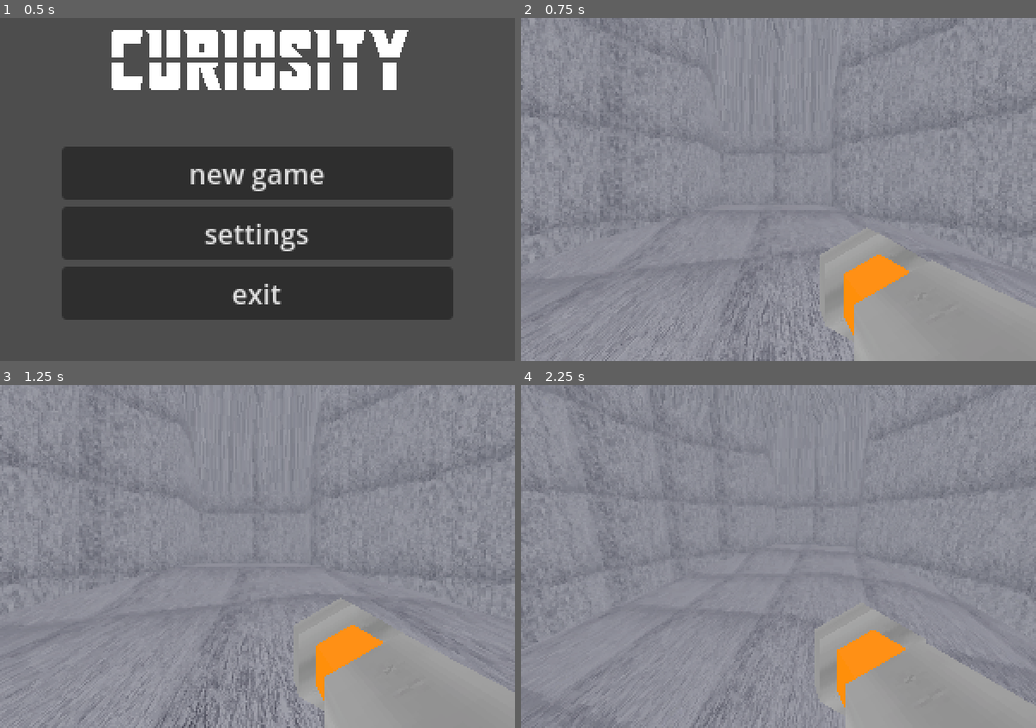
Above: before the commit, frames 1-4 (two rows, left to right).
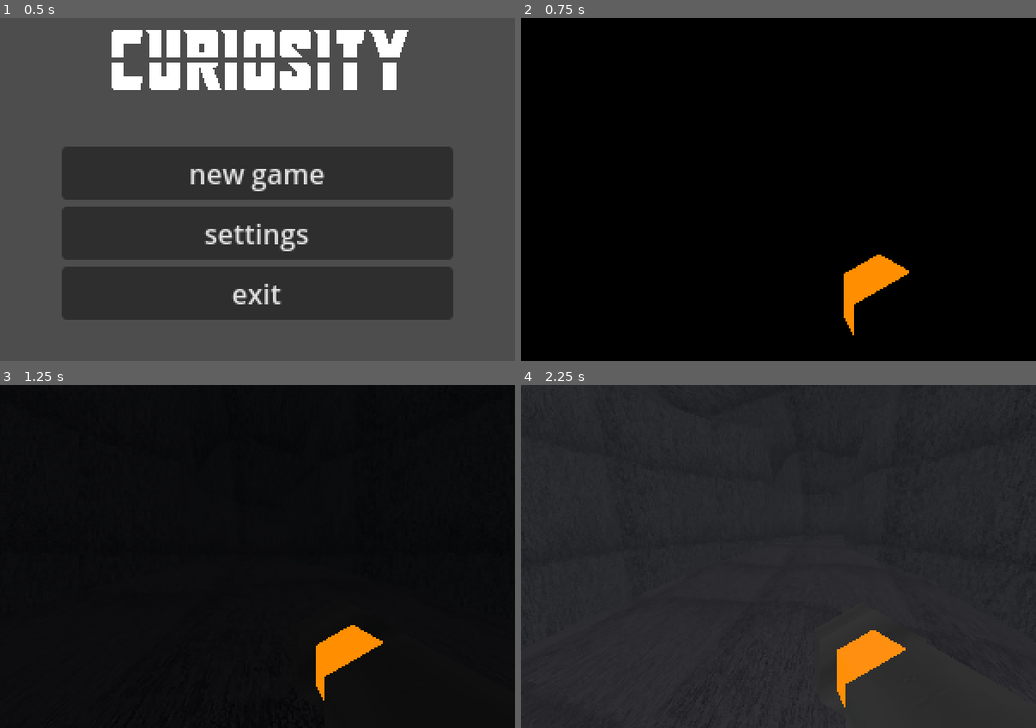
Above: after the commit, the same moments.

Repository: TheoLomeuBraga/interstellar-game-jam-8
Game: Godot game, scene res://main_scene.tscn
The game is run twice, just before and just after one commit, with the same random seed, the same clock (stepped at 60 frames per second) and the same inputs.
Inputs (mouse positions are in pixels of both pictures, inside the frame that each line leads up to):
- Up to frame 1 (0.5 s): no input
- Up to frame 2 (0.75 s): click "new game" at 0.5 s
- Up to frame 3 (1.25 s): no input
- Up to frame 4 (2.25 s): tap Enter at 1.25 s; move the mouse to (891, 539) at 1.27 s; hold D (walk_right) 1.28-2.03 s; tap W (walk_front) at 1.35, 2.1 s; click (891, 539) at 1.42 s; tap Space (jump) at 1.52 s; move the mouse to (752, 556) at 2.02 s; hold Up (ui_up) from 2.03 s (still down)

Frame 1 is identical in both runs. In frame 2, 99% of the frame differs, in the area x 0-100%, y 0-100%; in frame 3, 99%; in frame 4, 99%.

Commit message:
EnviormentChanger

Diff:
--- a/entityes/player/player.gd
+++ b/entityes/player/player.gd
@@ -1,4 +1,5 @@
 extends CharacterBody3D
+class_name Player
 
 enum PlayerMotionEstates {NONE,FLOOR,AIR}
 var estate : PlayerMotionEstates = PlayerMotionEstates.AIR
@@ -17,6 +18,11 @@
 		if MainScene.get_settings_data("mouse sensitivity"):
 			rotation.y -= MainScene.get_settings_data("mouse sensitivity") * (e.screen_relative.x / 100.0)
 			camera.rotation.x -= MainScene.get_settings_data("mouse sensitivity") * (e.screen_relative.y / 100.0)
+
+		if camera.rotation_degrees.x > 90:
+			camera.rotation_degrees.x = 90
+		if camera.rotation_degrees.x < -90:
+			camera.rotation_degrees.x = -90
 
 func _ready() -> void:
 	pass
--- /dev/null
+++ b/levels/current_world_environment.gd
@@ -0,0 +1,11 @@
+extends WorldEnvironment
+class_name CurrentWorldEnvironment
+
+static var current : WorldEnvironment
+
+@export var force_black_light_on_start : bool = true
+
+func _ready() -> void:
+	current = self
+	if force_black_light_on_start:
+		CurrentWorldEnvironment.current.environment.ambient_light_color = Color.BLACK
--- /dev/null
+++ b/levels/enviorment_changer.gd
@@ -0,0 +1,16 @@
+extends Area3D
+class_name EnviormentChanger
+
+@export var light_color : Color = Color.WHITE
+@export var light_color_change_speed : float = 1.0
+
+
+static var tween : Tween
+func change_area(body : Node) -> void:
+	if body is Player:
+		tween = get_tree().create_tween()
+		tween.tween_property(CurrentWorldEnvironment.current.environment, "ambient_light_color", light_color, light_color_change_speed)
+		#CurrentWorldEnvironment.current.environment.ambient_light_color
+
+func _ready() -> void:
+	body_entered.connect(change_area)
--- a/levels/level.tscn
+++ b/levels/level.tscn
@@ -1,7 +1,9 @@
-[gd_scene load_steps=8 format=3 uid="uid://ccj5342r5mk4o"]
+[gd_scene load_steps=12 format=3 uid="uid://ccj5342r5mk4o"]
 
 [ext_resource type="PackedScene" uid="uid://bk434lce254do" path="res://levels/level.glb" id="1_80vhd"]
+[ext_resource type="Script" uid="uid://doa0emgwgvpww" path="res://levels/current_world_environment.gd" id="2_cwqvt"]
 [ext_resource type="PackedScene" uid="uid://ce7b8hymyeq4a" path="res://entityes/player/player.tscn" id="2_hjsbj"]
+[ext_resource type="Script" uid="uid://fhcpwam6n5y0" path="res://levels/enviorment_changer.gd" id="4_5mrsh"]
 
 [sub_resource type="Gradient" id="Gradient_hjsbj"]
 interpolation_mode = 2
@@ -23,19 +25,47 @@
 radiance_size = 0
 
 [sub_resource type="Environment" id="Environment_5mrsh"]
+resource_local_to_scene = true
 background_mode = 2
 sky = SubResource("Sky_cwqvt")
 ambient_light_source = 2
 ambient_light_color = Color(1, 1, 1, 1)
 tonemap_mode = 2
 
+[sub_resource type="BoxShape3D" id="BoxShape3D_safpt"]
+size = Vector3(20, 21.887207, 14.235)
+
+[sub_resource type="BoxShape3D" id="BoxShape3D_5mrsh"]
+size = Vector3(20.643185, 14.24, 15.65)
+
 [node name="level" instance=ExtResource("1_80vhd")]
 
-[node name="WorldEnvironment" type="WorldEnvironment" parent="." index="0"]
-environment = SubResource("Environment_5mrsh")
-
-[node name="Player" parent="." index="2" instance=ExtResource("2_hjsbj")]
+[node name="Player" parent="." index="1" instance=ExtResource("2_hjsbj")]
 transform = Transform3D(-1, 0, -8.742278e-08, 0, 1, 0, 8.742278e-08, 0, -1, -0.34256017, 2, -0.05979657)
 
-[node name="player" parent="." index="3"]
+[node name="player" parent="." index="2"]
 visible = false
+
+[node name="enviorments" type="Node" parent="." index="3"]
+
+[node name="CurrentWorldEnvironment" type="WorldEnvironment" parent="enviorments" index="0"]
+environment = SubResource("Environment_5mrsh")
+script = ExtResource("2_cwqvt")
+
+[node name="entrence" type="Area3D" parent="enviorments" index="1"]
+script = ExtResource("4_5mrsh")
+light_color_change_speed = 5.0
+
+[node name="CollisionShape3D" type="CollisionShape3D" parent="enviorments/entrence" index="0"]
+transform = Transform3D(1, 0, 0, 0, 1, 0, 0, 0, 1, 0, 5.4436035, 0)
+shape = SubResource("BoxShape3D_safpt")
+
+[node name="EnviormentChanger" type="Area3D" parent="enviorments" index="2"]
+transform = Transform3D(1, 0, 0, 0, 1, 0, 0, 0, 1, 0, 4.703024, 20)
+script = ExtResource("4_5mrsh")
+light_color = Color(0.29954746, 0.29954746, 0.29954743, 1)
+metadata/_custom_type_script = "uid://fhcpwam6n5y0"
+
+[node name="CollisionShape3D" type="CollisionShape3D" parent="enviorments/EnviormentChanger" index="0"]
+transform = Transform3D(1, 0, 0, 0, 1, 0, 0, 0, 1, -4.504092, 0, 0)
+shape = SubResource("BoxShape3D_5mrsh")
Not shown, added: levels/current_world_environment.gd.uid
Not shown, added: levels/enviorment_changer.gd.uid
Binary file changed: levels/level.glb
Not shown, changed: levels/level.blend
Not shown, changed: levels/level.blend1
